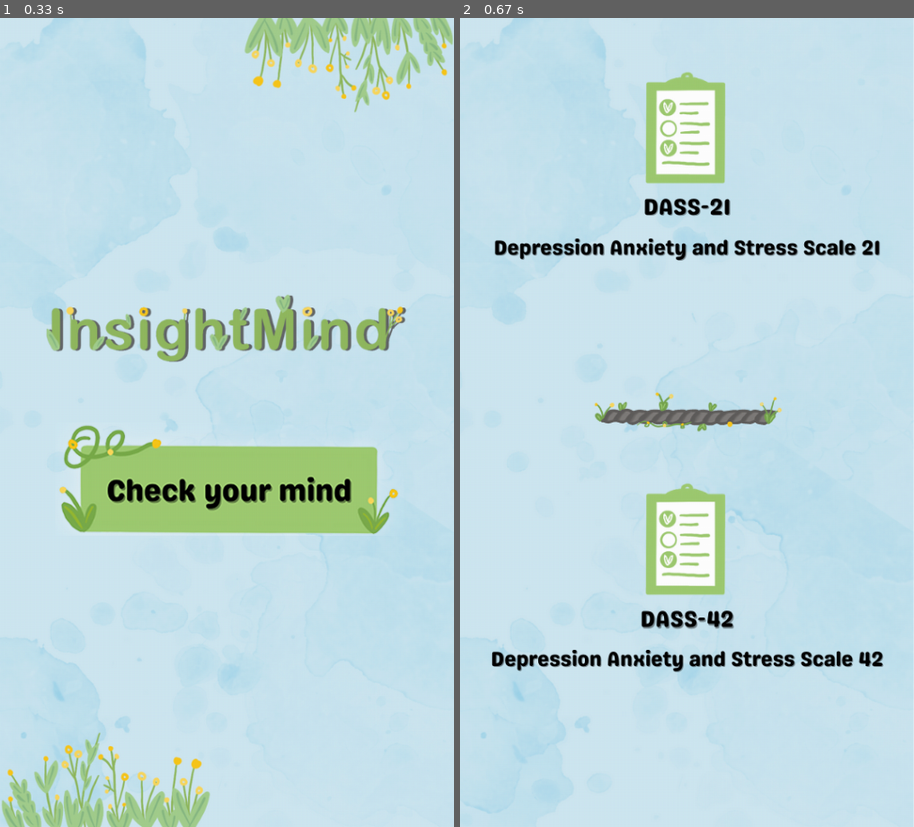
Above: before the commit, frames 1-2 (left to right).
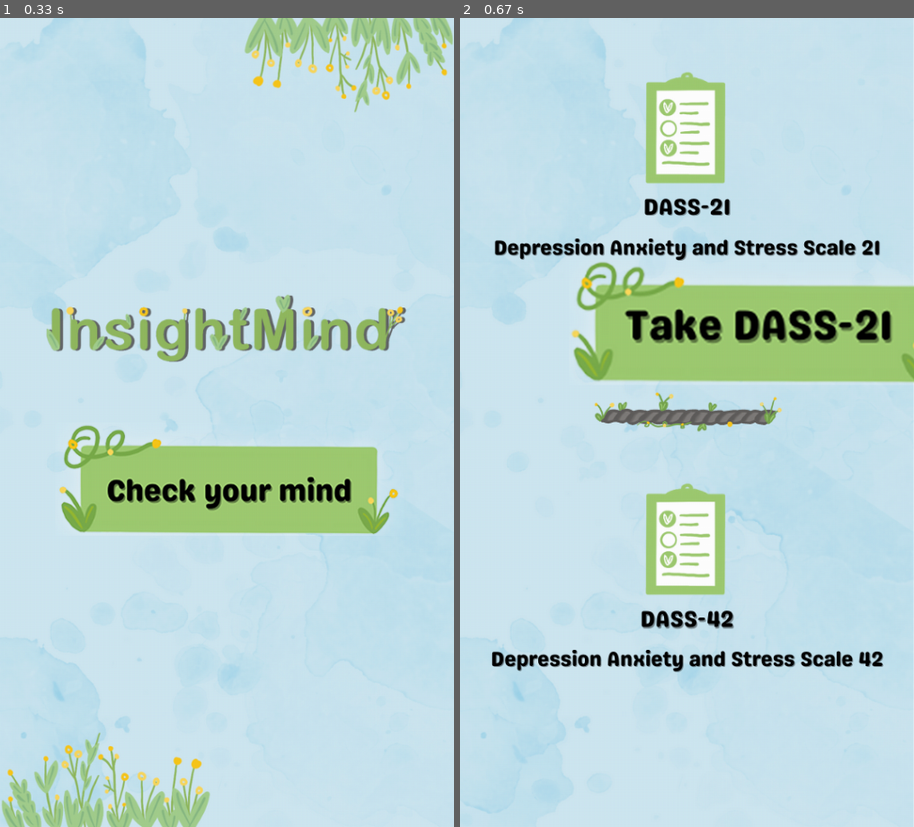
Above: after the commit, the same moments.

Repository: FhaShare/InsightMind
Game: pygame game, started from pygame/InsightMind.py
Two runs of this game, one before a commit and one after it. Both use one fixed random seed, a clock stepped at 60 frames per second and the inputs below.
Inputs (mouse positions are in pixels of both pictures, inside the frame that each line leads up to):
- Up to frame 1 (0.33 s): no input
- Up to frame 2 (0.67 s): click (687, 422) at 0.38 s

Frame 1 is identical in both runs. In frame 2, 8.9% of the frame differs, in the area x 24-100%, y 30-46%.

Commit message:
Add Dass21 button

Diff:
--- a/pygame/InsightMind.py
+++ b/pygame/InsightMind.py
@@ -46,6 +46,11 @@
                 print("Button clicked")  # Debug print
                 current_page = 1  # Move to the second page
 
+        # DassMenu page logic
+        elif current_page == 1:
+            if dass21_button.draw(screen):
+                print("dass21_button clicked")
+
         for event in pygame.event.get():
             if event.type == pygame.QUIT:
                 running = False
